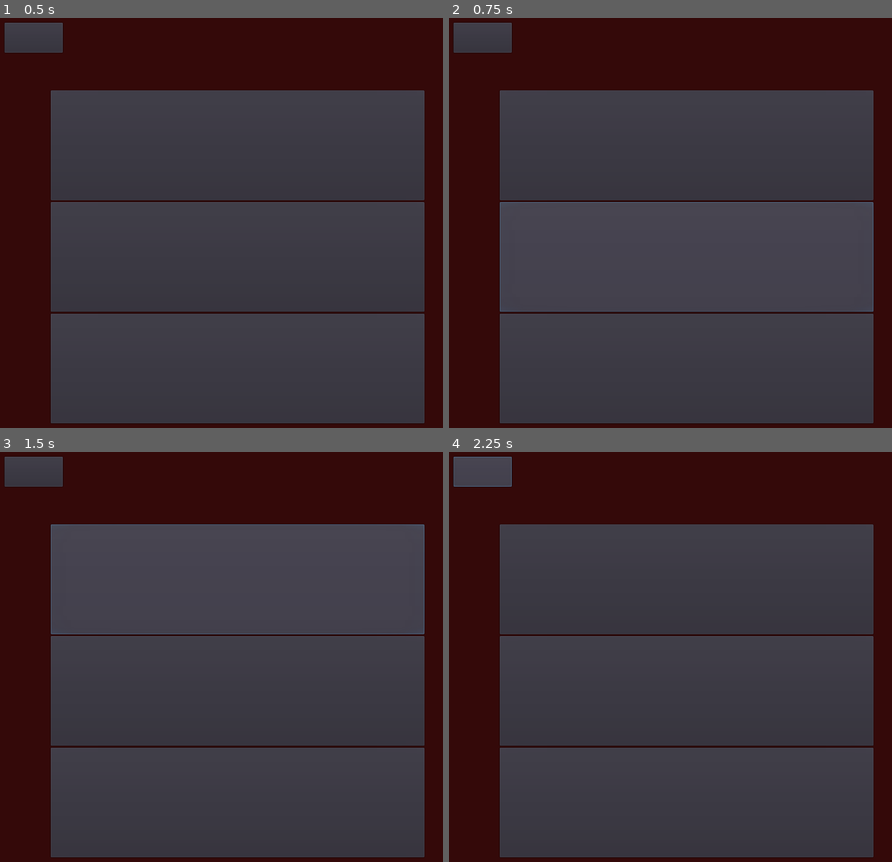
Above: before the commit, frames 1-4 (two rows, left to right).
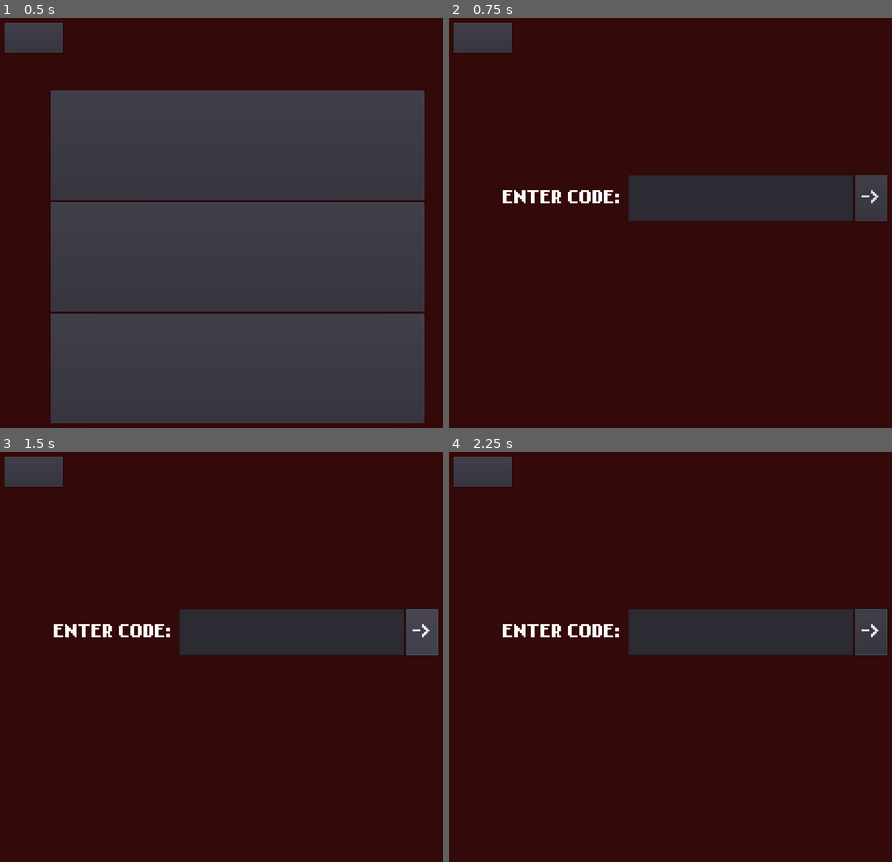
Above: after the commit, the same moments.

Repository: UPDCS192Group4/PusoyDosOnline
Game: Godot game, scene res://Lobby/Lobby.tscn
Same seed, same stepped clock (60 frames per second), same inputs: the game is played once before the commit and once after it. This scene is started directly instead of the project's main scene.
Inputs (mouse positions are in pixels of both pictures, inside the frame that each line leads up to):
- Up to frame 1 (0.5 s): no input
- Up to frame 2 (0.75 s): click "join custom lobby" at 0.5 s
- Up to frame 3 (1.5 s): click (420, 632) at 1.25 s, where only the run after the commit has a clickable "->"
- Up to frame 4 (2.25 s): click "HOME" at 2 s

Frame 1 is identical in both runs. In frame 2, 65% of the frame differs, in the area x 11-99%, y 17-99%; in frame 3, 66%; in frame 4, 63%.
Error before the commit: Invalid operands 'String' and 'Nil' in operator '+'. (res://Lobby/Lobby.gd:16)
Error after the commit: Invalid operands 'String' and 'Nil' in operator '+'. (res://Lobby/Lobby.gd:62)

Commit message:
Joining lobby done, fix pinging lobby

Diff:
--- /dev/null
+++ b/project/Lobby/JoinLobby.tscn
@@ -0,0 +1,51 @@
+[gd_scene load_steps=2 format=2]
+
+[ext_resource path="res://assets/fonts/nokia_cellphone.tres" type="DynamicFont" id=1]
+
+[node name="Control" type="Control"]
+anchor_right = 1.0
+anchor_bottom = 1.0
+__meta__ = {
+"_edit_use_anchors_": false
+}
+
+[node name="Container" type="HBoxContainer" parent="."]
+margin_left = 111.0
+margin_top = 340.0
+margin_right = 945.0
+margin_bottom = 439.0
+__meta__ = {
+"_edit_use_anchors_": false
+}
+
+[node name="Label" type="Label" parent="Container"]
+margin_right = 275.0
+margin_bottom = 99.0
+size_flags_horizontal = 3
+size_flags_vertical = 7
+size_flags_stretch_ratio = 4.0
+custom_fonts/font = ExtResource( 1 )
+text = "ENTER CODE:"
+align = 1
+valign = 1
+
+[node name="Code" type="LineEdit" parent="Container"]
+margin_left = 279.0
+margin_right = 761.0
+margin_bottom = 99.0
+size_flags_horizontal = 3
+size_flags_vertical = 7
+size_flags_stretch_ratio = 7.0
+custom_fonts/font = ExtResource( 1 )
+
+[node name="EnterButton" type="Button" parent="Container"]
+margin_left = 765.0
+margin_right = 834.0
+margin_bottom = 99.0
+size_flags_horizontal = 3
+size_flags_vertical = 3
+custom_fonts/font = ExtResource( 1 )
+text = "->"
+__meta__ = {
+"_edit_use_anchors_": false
+}
--- a/project/Lobby/Lobby.gd
+++ b/project/Lobby/Lobby.gd
@@ -1,9 +1,22 @@
 extends Control
+
+var t = 0
+var t_rate = 120
 
 func _ready():
 	$ErrorMessage/Label.hide()
 	$CreateRequest.connect("request_completed", self, "_on_CreateRequest_request_completed")
+	$JoinRequest.connect("request_completed", self, "_on_JoinRequest_request_completed")
+	$PingRequest.connect("request_completed", self, "_on_PingRequest_request_completed")
 	pass
+
+func _process(_delta):
+	if LobbyDetails.in_waiting != 1:
+		return
+	t += 1
+	if (t >= t_rate):
+		t = t - t_rate
+		_ping_server()
 
 func _on_HomeButton_pressed():
 	var scene1 = load("res://Game/PopUp.tscn")
@@ -11,6 +24,7 @@
 	child1.changeText("Go home?")
 	get_node('CanvasLayer').add_child(child1)
 
+# The following contain functions for when a user creates a lobby
 func _on_CreateLobby_pressed():
 	var url = URLs.lobby_init
 	var headers = ['Content-Type: application/json', 'Authorization: Bearer ' + URLs.access]
@@ -18,7 +32,6 @@
 
 func _on_CreateRequest_request_completed(result, response_code, headers, body):
 	var json = JSON.parse(body.get_string_from_utf8())
-	print("Response code: ", response_code)
 	if (response_code != 200 and response_code != 201):
 		$ErrorMessage/Label.text = "Error creating lobby..."
 		$ErrorMessage/Label.show()
@@ -29,12 +42,44 @@
 		return
 	LobbyDetails.id = json.result["id"]
 	LobbyDetails.shorthand = json.result["shorthand"]
-	#for i in json.result:
-	#	print(i, " : ", json.result[i])
 	for player in json.result["players_inside"]:
 		LobbyDetails.player_names.append(player["username"])
 	get_node("LobbyChoices").queue_free()
 	_start_waiting_room()
+
+# The following are functions for when a user joins a lobby
+func _on_JoinLobby_pressed():
+	get_node("LobbyChoices").queue_free()
+	var join = load("res://Lobby/JoinLobby.tscn")
+	var joinScene = join.instance()
+	joinScene.set_name("JoinInput")
+	joinScene.get_node("Container").get_node("EnterButton").connect("pressed", self, "_code_entered")
+	add_child(joinScene)
+
+func _code_entered():
+	var code = get_node("JoinInput").get_node("Container").get_node("Code").text
+	var url = URLs.lobby_init + code + "/"
+	var headers = ['Content-Type: application/json', 'Authorization: Bearer ' + URLs.access]
+	var err = $JoinRequest.request(url, headers, false, HTTPClient.METHOD_GET)
+
+func _on_JoinRequest_request_completed(result, response_code, headers, body):
+	var json = JSON.parse(body.get_string_from_utf8())
+	print(response_code)
+	if (response_code != 200 and response_code != 201):
+		$ErrorMessage/Label.text = "Error joining lobby..."
+		$ErrorMessage/Label.show()
+		yield(get_tree().create_timer(2), "timeout")
+		$ErrorMessage/Label.text = "Redirecting..."
+		yield(get_tree().create_timer(1), "timeout")
+		get_tree().change_scene("res://Home/Home.tscn")
+		return
+	LobbyDetails.id = json.result["id"]
+	LobbyDetails.shorthand = json.result["shorthand"]
+	for player in json.result["players_inside"]:
+		LobbyDetails.player_names.append(player["username"])
+	get_node("JoinInput").queue_free()
+	_start_waiting_room()
+	LobbyDetails.in_waiting = 1
 
 func _start_waiting_room():
 	var newRoom = LobbyDetails.roomScene.instance()
@@ -43,3 +88,22 @@
 	for i in range(len(LobbyDetails.player_names)):
 		newRoom.get_node("Container").get_child(i+1).text = LobbyDetails.player_names[i]
 	add_child(newRoom)
+	LobbyDetails.in_waiting = 1
+
+# The following contains updates to the lobby by sending pings to the server
+func _ping_server():
+	var url = URLs.lobby_init + LobbyDetails.shorthand + "/"
+	var headers = ['Content-Type: application/json', 'Authorization: Bearer ' + URLs.access]
+	print("Pinging ", url)
+	var err = $PingRequest.request(url, headers, false, HTTPClient.METHOD_POST)
+
+func _on_PingRequest_request_completed(result, response_code, headers, body):
+	var json = JSON.parse(body.get_string_from_utf8())
+	print(response_code)
+
+
+func _update_waiting_room():
+	pass
+
+func _start_game():
+	pass
--- a/project/Lobby/Lobby.tscn
+++ b/project/Lobby/Lobby.tscn
@@ -87,5 +87,10 @@
 
 [node name="CreateRequest" type="HTTPRequest" parent="."]
 
+[node name="JoinRequest" type="HTTPRequest" parent="."]
+
+[node name="PingRequest" type="HTTPRequest" parent="."]
+
 [connection signal="pressed" from="HomeButton" to="." method="_on_HomeButton_pressed"]
 [connection signal="pressed" from="LobbyChoices/CreateLobby" to="." method="_on_CreateLobby_pressed"]
+[connection signal="pressed" from="LobbyChoices/JoinLobby" to="." method="_on_JoinLobby_pressed"]
--- a/project/singletons/LobbyDetails.gd
+++ b/project/singletons/LobbyDetails.gd
@@ -4,6 +4,8 @@
 var shorthand = null
 var players = null
 var player_names = Array()
+var join_code = null
+var in_waiting = 0
 
 
 var roomScene = preload("res://Lobby/WaitingRoom.tscn")
